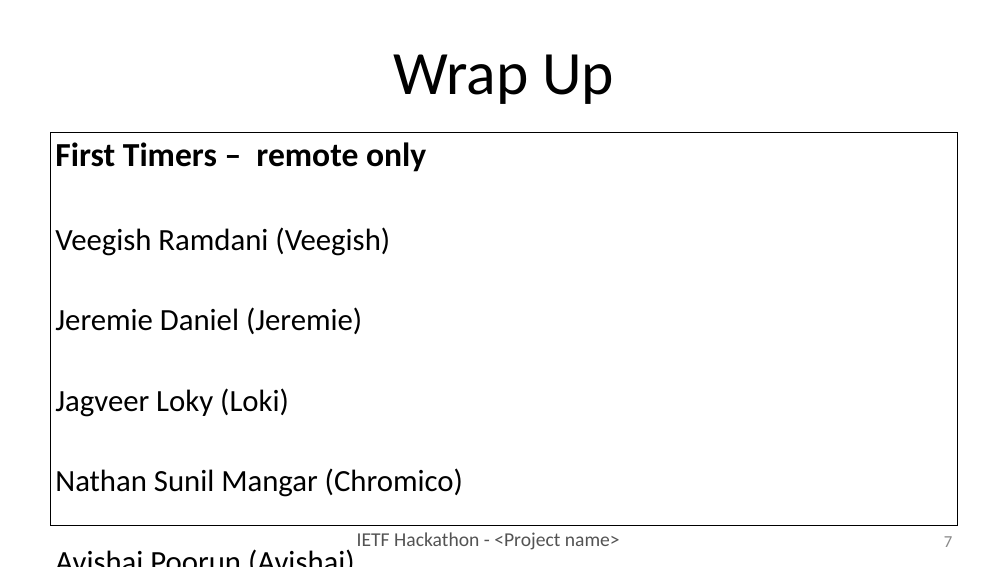
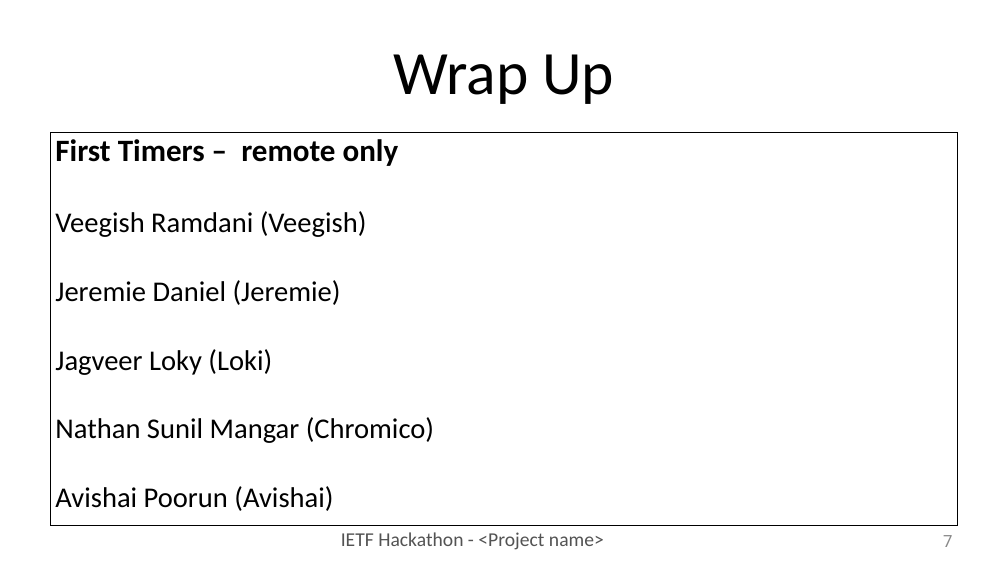
Before and after one commit to IETF-Hackathon/ietf102-project-presentations, a slide deck: slide 7 of hackathon_presentation_tls13.pptx. Drawn at 1008x567 pixels with LibreOffice and Linux fonts; fonts in the diff are those of the drawing. Boxes give left, top, right and bottom in pixels: in the first picture for what was removed or moved away, otherwise in the second. Text is boxed around its words. In the diff, an @@ line names an element or a change of style, - is before the commit and + after.

```diff
--- a/hackathon_presentation_tls13.pptx
+++ b/hackathon_presentation_tls13.pptx
@@ text "First Timers – remote only" at (50,132,958,525): size 24 to 22.2 pt in "First Timers – remote only"; size 22 to 20.4 pt in "Veegish Ramdani (Veegish)", "Jeremie Daniel (Jeremie)", "Jagveer Loky (Loki)", "Nathan Sunil Mangar (Chromico)" and 1 more places; line spacing 0.9 to 0.8; rectangle to text; outline #000000 0.99 pt to #000000 1 pt @@
@@ text "IETF Hackathon - <Project name>": place and size @@
-text "IETF Hackathon - <Project name>" at (357,532,620,550)
+text "IETF Hackathon - <Project name>" at (341,532,604,550)
@@ page number at (943,535,952,547): font Calibri to Roboto @@
```
Also in this commit, not shown: 8 other slides changed.
